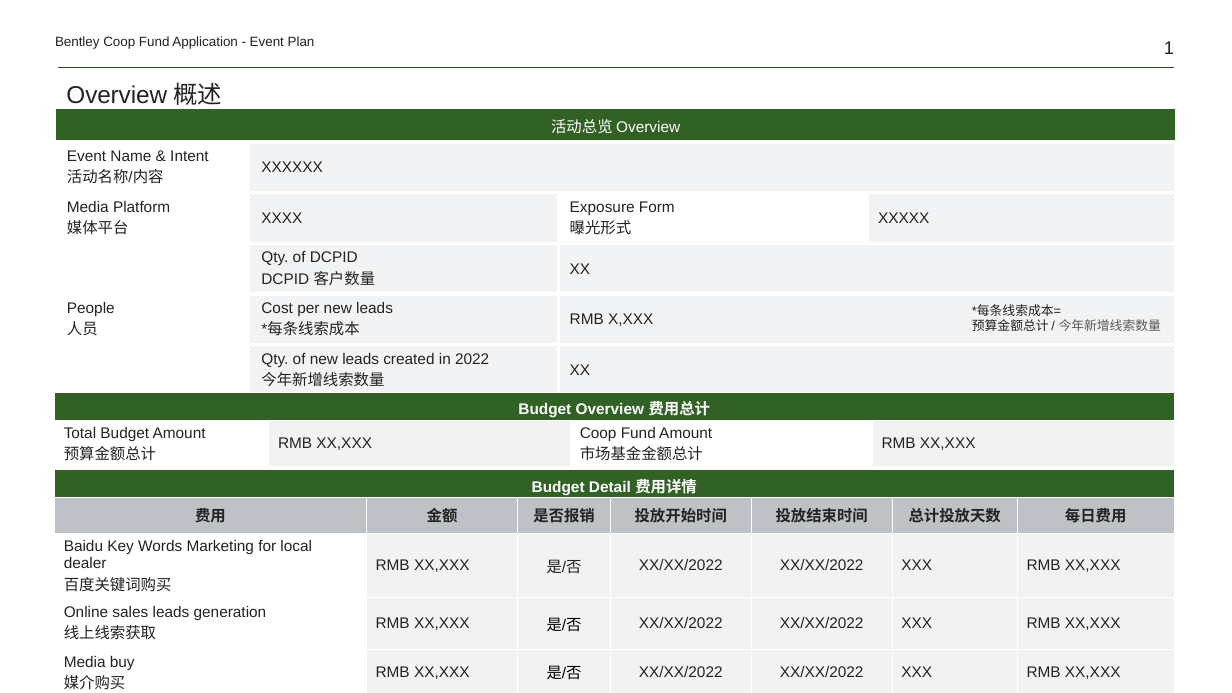
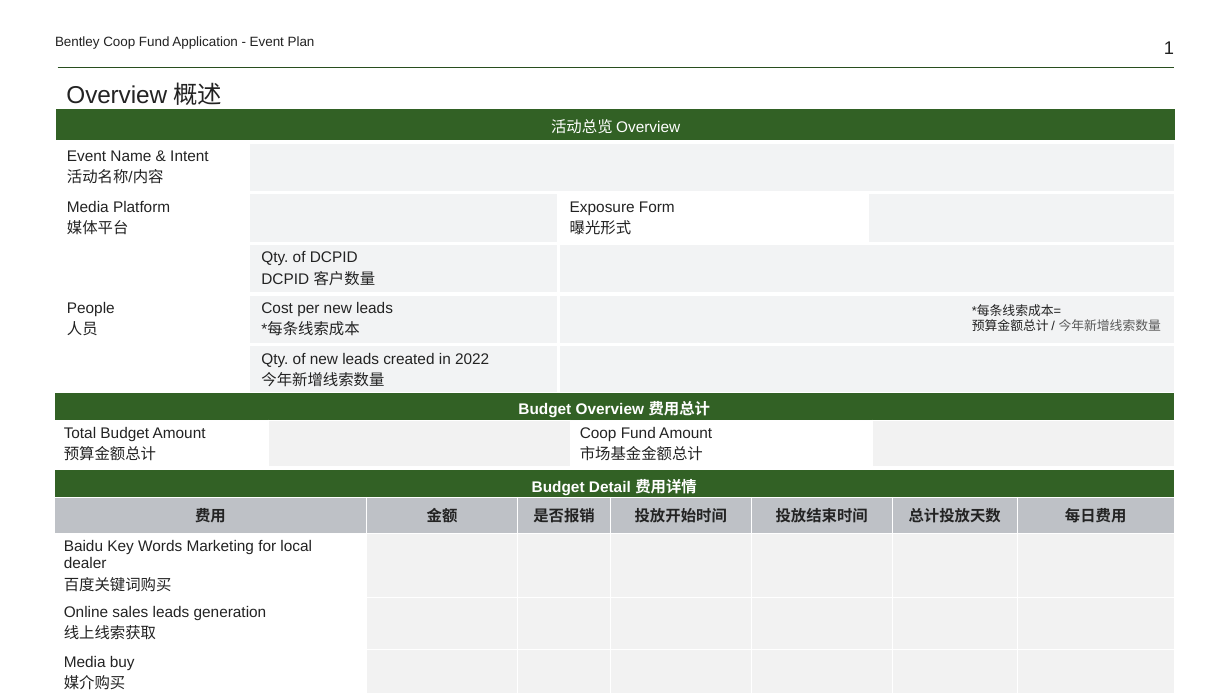
Before and after one commit to Yrtech-Tony/com.yrtech.Bentley.API.Upgrade, a slide deck: slide 1 of com.yrtech.bentleyAPI/com.yrtech.InventoryAPI/template/PlanOnLine.pptx. Drawn at 1232x693 pixels with LibreOffice and Linux fonts; fonts in the diff are those of the drawing. Boxes give left, top, right and bottom in pixels: in the first picture for what was removed or moved away, otherwise in the second. Text is boxed around its words. In the diff, an @@ line names an element or a change of style, - is before the commit and + after.

```diff
--- a/com.yrtech.bentleyAPI/com.yrtech.InventoryAPI/template/PlanOnLine.pptx
+++ b/com.yrtech.bentleyAPI/com.yrtech.InventoryAPI/template/PlanOnLine.pptx
@@ table at <box>56,109,1177,394</box> @@
-row 2, column 2: XXXXXX
+row 2, column 2: 
-row 3, column 2: XXXX
+row 3, column 2: 
-row 3, column 4: XXXXX
+row 3, column 4: 
-row 4, column 3: XX
+row 4, column 3: 
-row 5, column 3: RMB X,XXX
+row 5, column 3: 
-row 6, column 3: XX
+row 6, column 3: 
@@ table at <box>55,393,1176,467</box> @@
-row 2, column 2: RMB XX,XXX
+row 2, column 2: 
-row 2, column 4: RMB XX,XXX
+row 2, column 4: 
@@ table at <box>55,470,1175,693</box> @@
-row 3: Baidu Key Words Marketing for local dealer / 百度关键词购买 | RMB XX,XXX | 是/否 | XX/XX/2022 | XX/XX/2022 | XXX | RMB XX,XXX
+row 3: Baidu Key Words Marketing for local dealer / 百度关键词购买 |  |  |  |  |  | 
-row 4: Online sales leads generation / 线上线索获取 | RMB XX,XXX | 是/否 | XX/XX/2022 | XX/XX/2022 | XXX | RMB XX,XXX
+row 4: Online sales leads generation / 线上线索获取 |  |  |  |  |  | 
-row 5: Media buy / 媒介购买 | RMB XX,XXX | 是/否 | XX/XX/2022 | XX/XX/2022 | XXX | RMB XX,XXX
+row 5: Media buy / 媒介购买 |  |  |  |  |  | 
```
Also in this commit, not shown: 12 other files.
